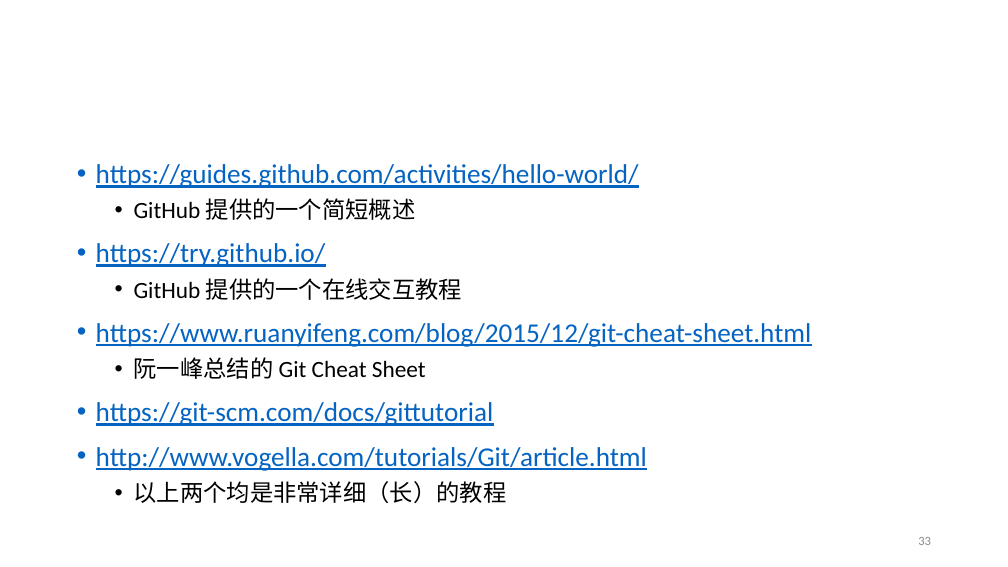
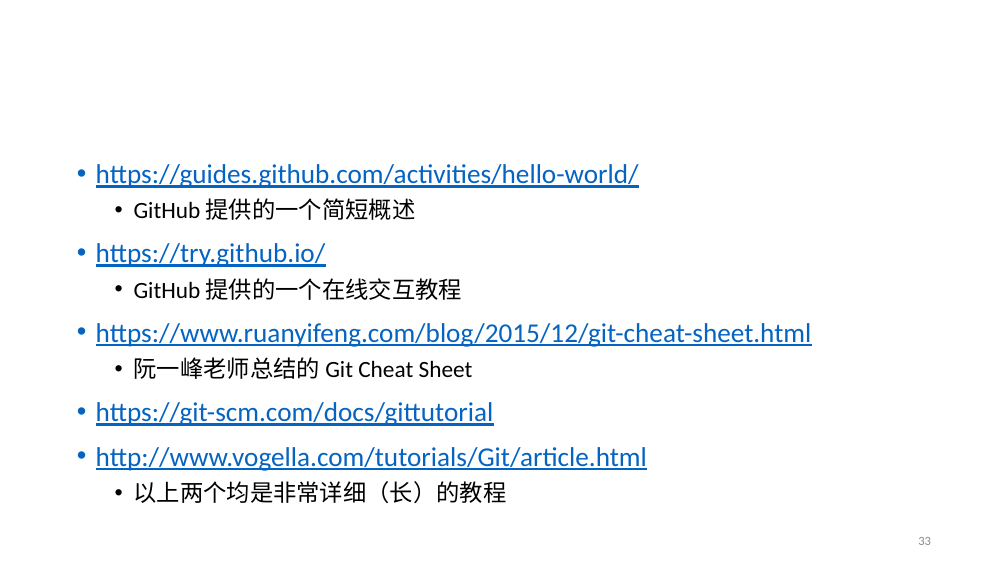
Before and after one commit to fantasysee/Git4Beginners_ICAIS, a slide deck: slide 33 of Git_Tutorial_ICAIS.pptx. Drawn at 1008x567 pixels with LibreOffice and Linux fonts; fonts in the diff are those of the drawing; background and template pictures are left out. Boxes give left, top, right and bottom in pixels: in the first picture for what was removed or moved away, otherwise in the second. Text is boxed around its words. In the diff, an @@ line names an element or a change of style, - is before the commit and + after.

```diff
--- a/Git_Tutorial_ICAIS.pptx
+++ b/Git_Tutorial_ICAIS.pptx
@@ text at box(134, 357, 473, 379): text changed @@
-  • 阮一峰总结的 Git Cheat Sheet
+  • 阮一峰老师总结的 Git Cheat Sheet
```
Also in this commit, not shown: 2 other slides changed, 1 other file.
